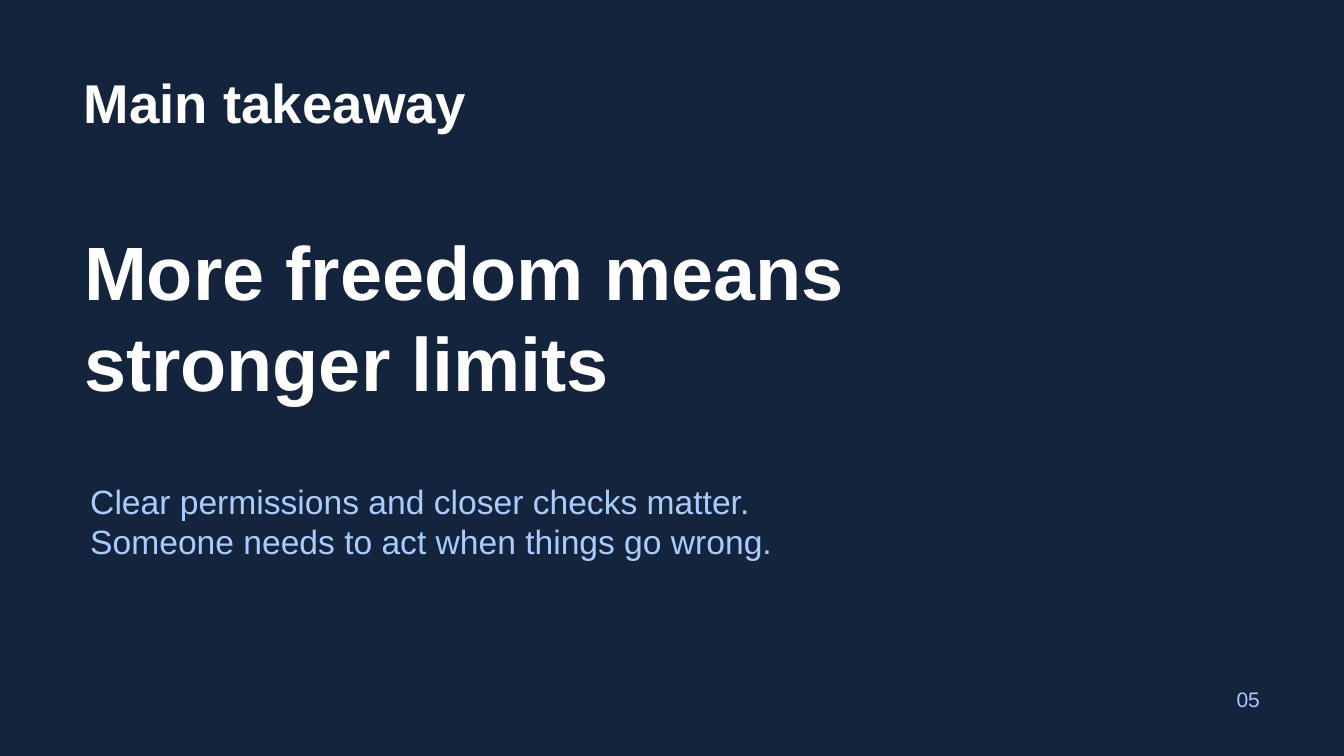
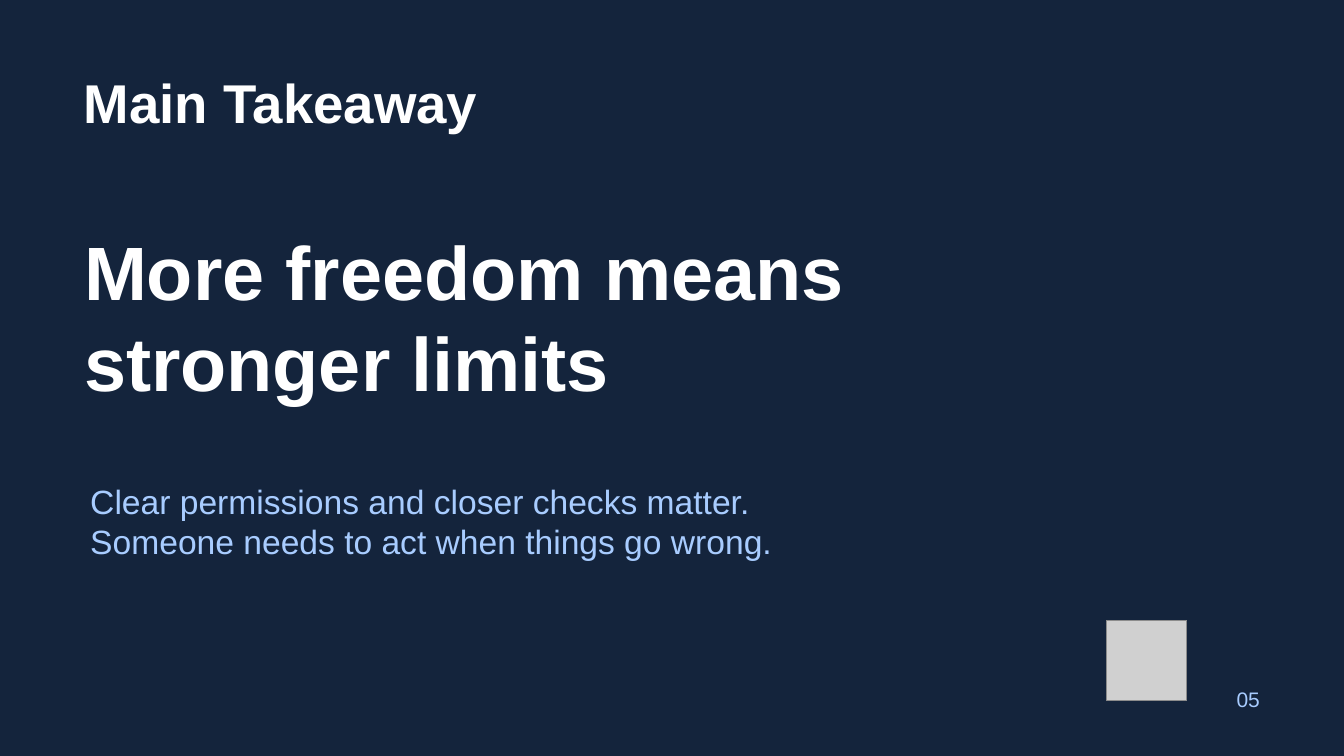
Before and after one commit to git-ashwinpandey/cep146-project, a slide deck: slide 5 of CEP Cybersecurity risk.pptx. Drawn at 1344x756 pixels with LibreOffice and Linux fonts; fonts in the diff are those of the drawing; grey boxes stand for pictures. Boxes give left, top, right and bottom in pixels: in the first picture for what was removed or moved away, otherwise in the second. Text is boxed around its words. In the diff, an @@ line names an element or a change of style, - is before the commit and + after.

```diff
--- a/CEP Cybersecurity risk.pptx
+++ b/CEP Cybersecurity risk.pptx
@@ text at (x1=84, y1=83, x2=477, y2=133): text changed @@
-Main takeaway
+Main Takeaway
@@ picture added at (x1=1107, y1=620, x2=1188, y2=701) @@
```
Also in this commit, not shown: 5 other slides changed.
